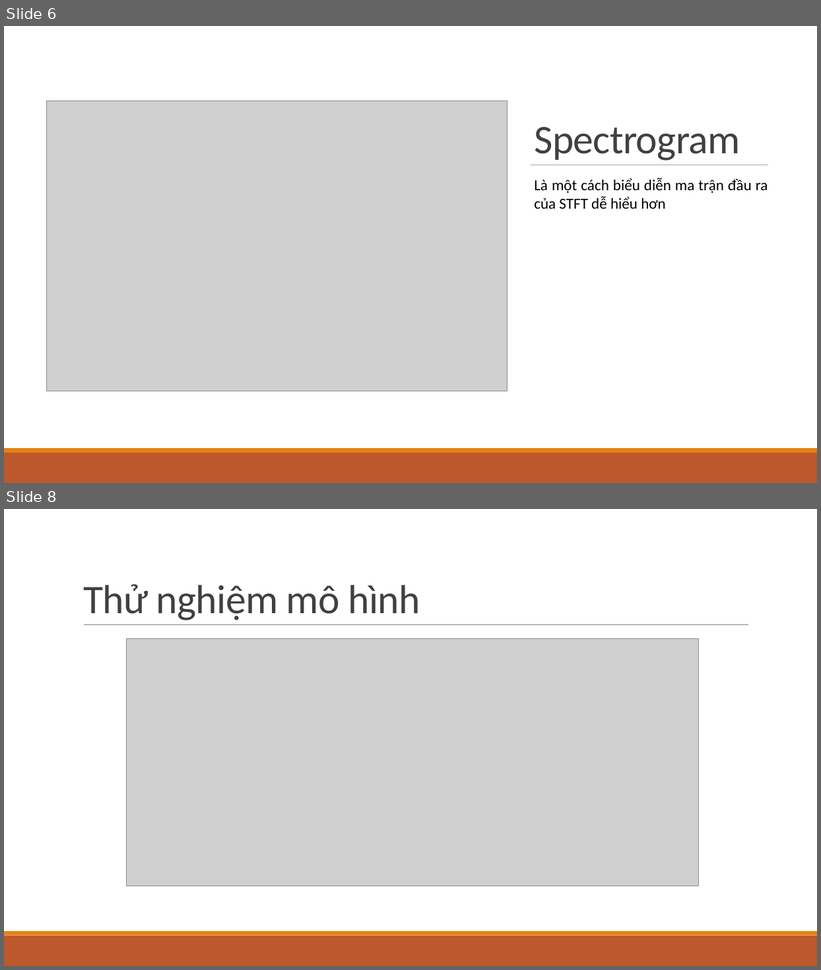
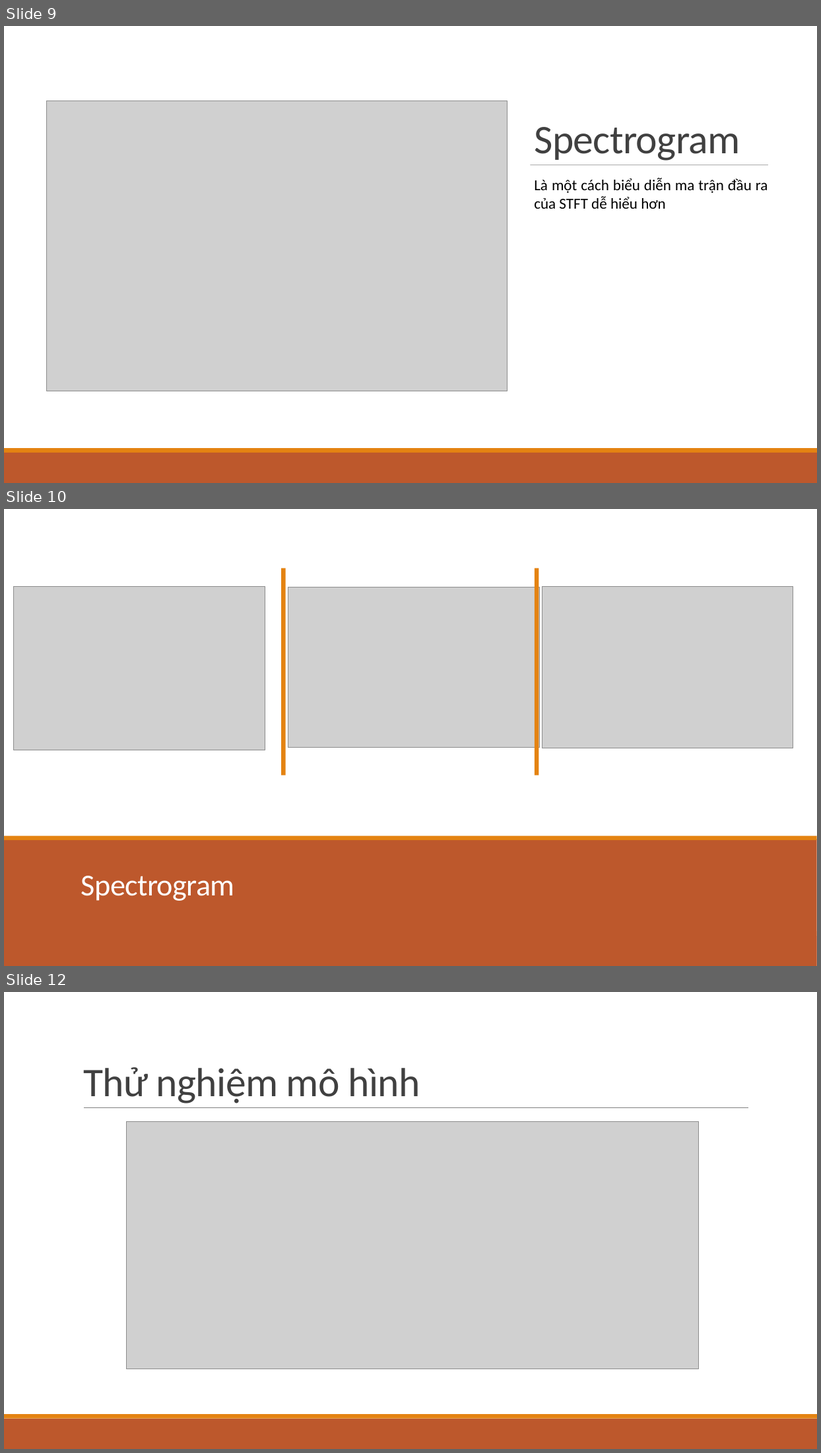
Before and after one commit to hoangphuc1998/DataScienceFinalProject, a slide deck: DataScience.pptx. Shown one above the other, each under a label of ours: slides 6 and 8 before the commit, slides 9, 10 and 12 after it; the slides between them are not shown. The pictures are 821x970 and 821x1453 pixels, drawn with LibreOffice and Linux fonts; fonts in the diff are those of the drawing; grey boxes stand for pictures. Boxes give left, top, right and bottom in pixels: in the first picture for what was removed or moved away, otherwise in the second. Text is boxed around its words. In the diff, an @@ line names an element or a change of style, - is before the commit and + after.

```diff
--- a/DataScience.pptx
+++ b/DataScience.pptx
@@ slide 10 added at <box>4,509,817,966</box>, background #FFFFFF @@
@@ rectangle added at <box>4,509,817,966</box>, fill #FFFFFF @@
@@ picture added at <box>14,586,265,751</box> @@
@@ rectangle added at <box>282,568,286,776</box>, fill #E48312 @@
@@ picture added at <box>288,588,539,748</box> @@
@@ rectangle added at <box>535,568,539,776</box>, fill #E48312 @@
@@ picture added at <box>542,586,793,749</box> @@
@@ rectangle added at <box>4,840,817,966</box>, fill #BD582C @@
@@ rectangle added at <box>4,836,817,841</box>, fill #E48312 @@
@@ title added at <box>81,876,235,901</box>, 36 pt, text #FFFFFF @@
+Spectrogram
@@ rectangle added at <box>4,936,817,966</box>, fill #BD582C @@
@@ rectangle added at <box>4,931,817,936</box>, fill #E48312 @@
@@ what was slide 6 is now slide 9 @@
@@ what was slide 8 is now slide 12 @@
```
Also in this commit, not shown: 4 slides changed, 7 other slides added, 1 other file.
